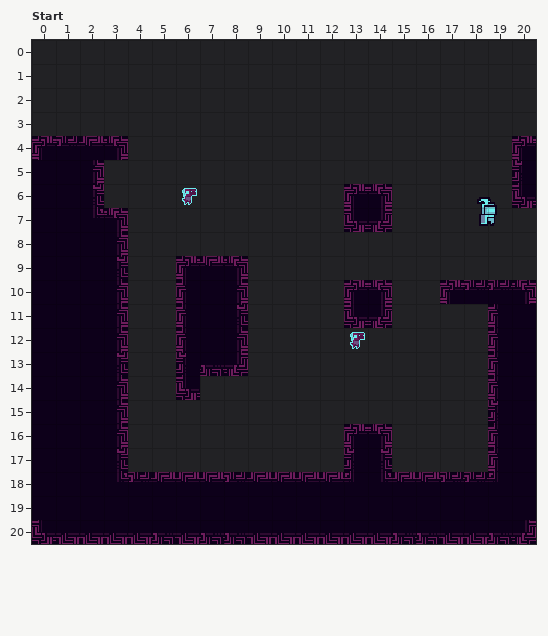
A LDtk project gets an edit: assets/ldtk/spire.ldtk. Above, as it was before the edit.
Cells are 16x16 px. Shown: Start x 0..20, y 0..20. The commit also changed other parts of the map, which this record leaves out. Not drawn, because the pictures are missing: unchanged layer "Foreground".
After the commit:
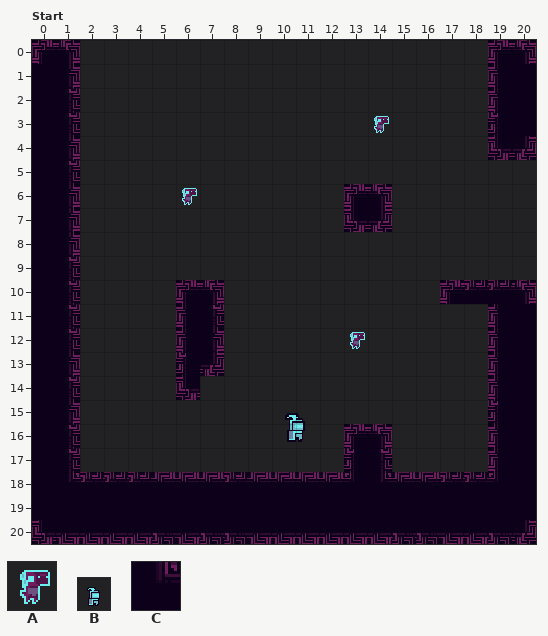
Key: from "Dino": A 0; from "Knight": B 0; from "WallsComposite": C 1 "walls".
_ is an empty cell.
Objects are placed by their top-left corner, in cells (3,4 is the top-left corner of cell 3,4); size is 1x1 cell unless given.
From old to new:
Layer "WallsComposite":
The author put tile C in rows 0 to 3 at x 0 to 1 and 19 to 20; in row 4 at x 19.
The edit erases tile C in row 4 at x 2 to 3; in rows 5 to 6 at x 2 and 20; in rows 7 to 8 at x 2 to 3; in row 9 at x 2 to 3 and 6 to 8; in rows 10 to 11 at x 2 to 3, 8 and 13 to 14; in rows 12 to 13 at x 2 to 3 and 8.
The edit erases tile C in rows 14 to 17 at x 2 to 3.
Layer "Entities":
Object B "Knight" at 18,6 size 2x2 becomes B "Knight" at 10,15 size 2x2.
A new object: A "Dino" at 14,3.
